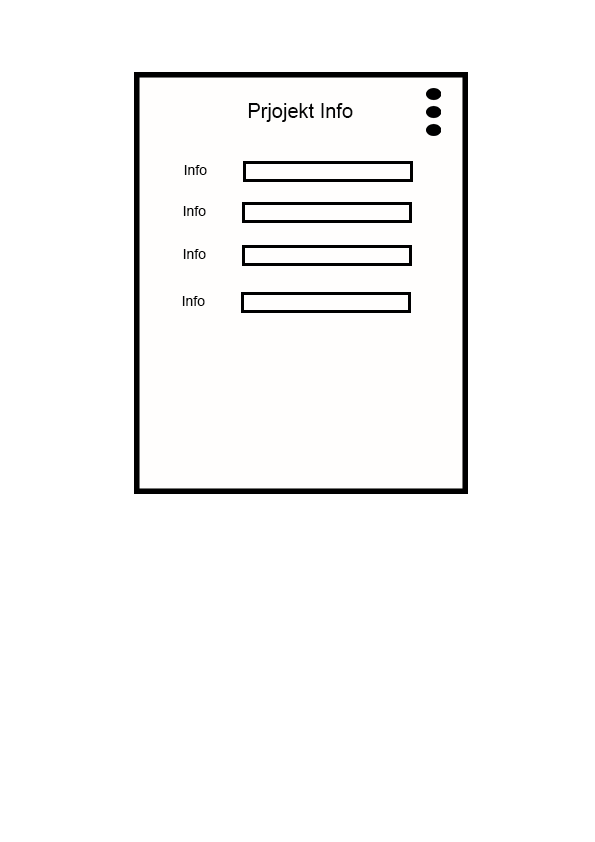
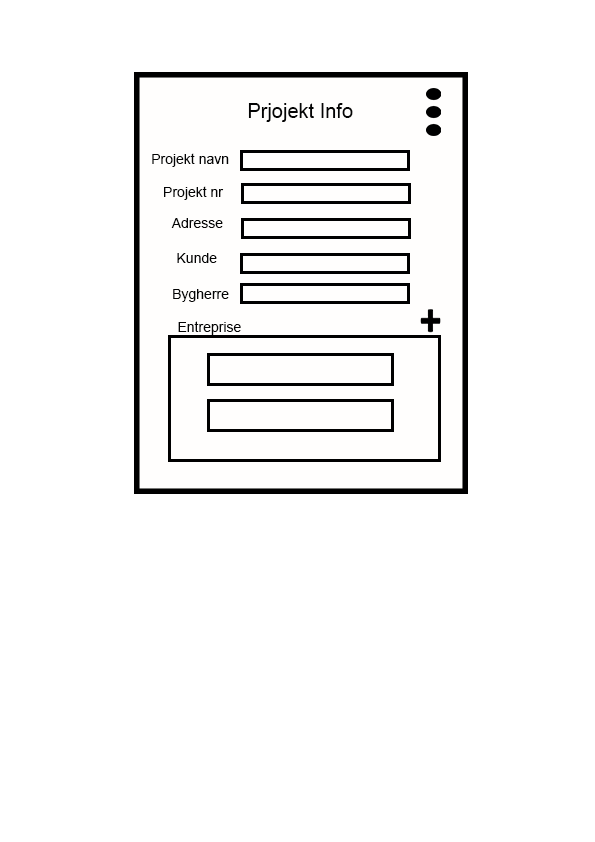
Revision of a layered 595px x 842px image; what changed, layer by layer:
added layer "plus-icon-21" above "Rectangle 4 copy" over [420, 309, 441, 333]
added layer "Rectangle 4 copy" above "Rectangle 4" over [207, 399, 394, 432]
added layer "Rectangle 4" above "Rectangle 3" over [207, 353, 394, 386]
added layer "Rectangle 3" above "Rectangle 2 copy 4" over [168, 335, 441, 462]
added layer "Rectangle 2 copy 4" above "Entreprise" over [240, 283, 410, 304]
added layer "Entreprise" above "Bygherre" over [178, 321, 241, 335]
added layer "Bygherre" above "Rectangle 2 copy 3" over [173, 289, 229, 302]
painted on "Rectangle 2 copy 3" over [240, 253, 411, 313]
renamed "Info copy 3" to "Kunde", painted on it over [177, 253, 217, 306]
painted on "Rectangle 2 copy 2" over [241, 218, 412, 266]
renamed "Info copy 2" to "Adresse", painted on it over [171, 218, 223, 259]
painted on "Rectangle 2 copy" over [241, 183, 412, 223]
renamed "Info copy" to "Projekt nr", painted on it over [164, 186, 224, 216]
painted on "Rectangle 2" over [240, 150, 413, 182]
renamed "Info" to "Projekt navn", painted on it over [152, 153, 229, 175]
